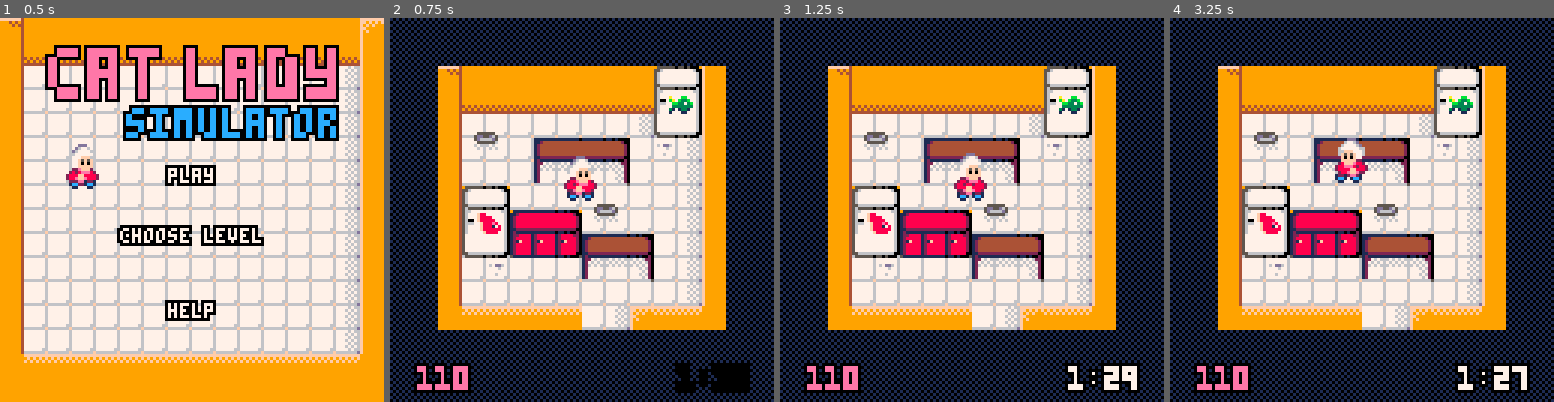
Above: before the commit, frames 1-4 (left to right).
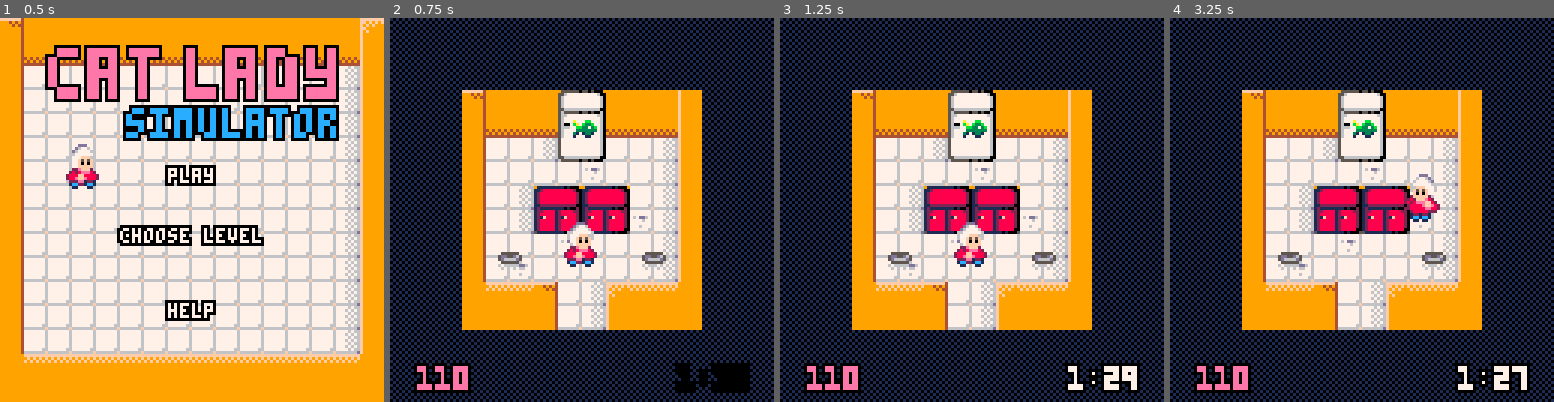
Above: after the commit, the same moments.

Repository: escargames/Cat-Lady-Simulator
Game: PICO-8 cartridge catlady.p8
Same seed, same stepped clock (60 frames per second), same inputs: the game is played once before the commit and once after it.
Inputs:
- Up to frame 1 (0.5 s): tap X (X key) at 0.33 s
- Up to frame 2 (0.75 s): tap O (Z key) at 0.7 s
- Up to frame 3 (1.25 s): tap X (X key) at 1.07 s
- Up to frame 4 (3.25 s): hold Right 1.6-2.1 s; tap O (Z key) every 0.4 s from 1.7 to 2.9 s; tap X (X key) at 1.85, 2.97 s; hold Up 2.15-2.42 s; hold Right 2.47-3.03 s; hold Left from 3.08 s (still down)

Frame 1 is identical in both runs. In frame 2, 38% of the frame differs, in the area x 12-88%, y 12-82%; in frame 3, 38%; in frame 4, 38%.

Commit message:
Small level 1 with only one resource.

Diff:
--- a/catlady.p8
+++ b/catlady.p8
@@ -218,6 +218,15 @@
     end
 
     if level == 1 then
+        return { cx = 28, cy = 0, width = 10, height = 10,
+                 start_x = 33*8, start_y = 7*8, speed = 2, cat_speed = 1,
+                 timer = 90, fscoremin = 100,
+                 cats = { {x = 30*8, y = 4*8, color = 1, dir = 1, want = 0},
+                          {x = 34*8, y = 7*8, color = 2, dir = 1, want = 1} },
+                 resources = { fish = {0} } }
+    end
+
+    if level == 2 then
         return { cx = 16, cy = 0, width = 12, height = 12,
                  start_x = 22*8, start_y = 5.2*8, speed = 2, cat_speed = 1,
                  timer = 90, fscoremin = 100,
@@ -226,7 +235,7 @@
                  resources = { fish = {0}, meat = {1} } }
     end
 
-    if level == 2 then
+    if level == 3 then
         return { cx = 0, cy = 0, width = 16, height = 16,
                  start_x = 64, start_y = 64, speed = 2, cat_speed = 1,
                  timer = 90, fscoremin = 100,
@@ -794,7 +803,7 @@
         spr(72, cat.x - 8, cat.y - 12, 2, 2, dir_x(cat.dir))
 
         if cat.happy then
-            spr(101, cat.x - 4, cat.y - 13 - 4 * abs(sin(cat.happy)))
+            spr(101, cat.x - 4, cat.y - 13 - 3 * abs(sin(cat.happy)))
         elseif cat.eating then
             -- if the cat is eating, draw the progress
             draw_charge(cat.x, cat.y - 16, cat.eating)
@@ -892,8 +901,8 @@
 00077000f9999999999999947777777677767676ff999999999999949999999999999999999999997777677677777776bbbbb00000bbbbbbbbbbbbb011500bbb
 00077000f9999999999999947777777677776766f9f99999999999949999999999999999999999997777777677777776bbbb055550bbbbbbbbbbb00001110bbb
 00700700f9999999999999947777777677767676f9999999999999944949494999999999999999997776777677777776bbb0555550bbbbbbbbb0055550000bbb
-00000000f9999999999999947777776677776766f9999999999999949494949499999999999999997777776677777788bb00555000bbbbbbbb05555555550bbb
-00000000f9999999999999946666666f6666666df9999999999999944444444499999999999999996666666f66666688bb05500bbbb00000b0555555500550bb
+00000000f9999999999999947777776677776766f9999999999999949494949499999999999999997777776677777898bb00555000bbbbbbbb05555555550bbb
+00000000f9999999999999946666666f6666666df9999999999999944444444499999999999999996666666f66666888bb05500bbbb00000b0555555500550bb
 000000000000000095555550550500099111111111111110110100091111111111111110110100009111111111010009b05550bbbbb01111055555550e0050bb
 000000000000000055677777777776001128888888888888888882001124444444444444444442001126666666666200b05550bbbbb0666115500555007050bb
 000000000000000056777777777777601288888888888888888888201244444444444444444444201266666666666620b05550bbbbbb0666550e00555005500b
@@ -1017,16 +1026,16 @@
 0001010000010101010100000000000000000101010101010101010100000000000001010101010101010000000000000000010101010101000100000000000000000000000000000000000000000000000000000000000000000000000000000000000000000000000000000000000000000000000000000000000000000000
 0000000000000000000000000000000000000000000000000000000000000000000000000000000000000000000000000000000000000000000000000000000000000000000000000000000000000000000000000000000000000000000000000000000000000000000000000000000000000000000000000000000000000000
 __map__
-0608080808080808081416121308080506080808080808080812130100000000000000000000000000000000000000000000000000000000000000000000000000000000000000000000000000000000000000000000000000000000000000000000000000000000000000000000000000000000000000000000000000000000
-02070712131a1b14152426222314160102070707070707070722230100000000000000000000000000000000000000000000000000000000000000000000000000000000000000000000000000000000000000000000000000000000000000000000000000000000000000000000000000000000000000000000000000000000
-020b0422233435353535363233242601020b0303030303030432330100000000000000000000000000000000000000000000000000000000000000000000000000000000000000000000000000000000000000000000000000000000000000000000000000000000000000000000000000000000000000000000000000000000
-02030422230a03030303030b030304010203030317181819030a040100000000000000000000000000000000000000000000000000000000000000000000000000000000000000000000000000000000000000000000000000000000000000000000000000000000000000000000000000000000000000000000000000000000
-0203043233030303030303030303040102030303373838390303040100000000000000000000000000000000000000000000000000000000000000000000000000000000000000000000000000000000000000000000000000000000000000000000000000000000000000000000000000000000000000000000000000000000
-02030303030303030a030303030304010212130303030b030303040100000000000000000000000000000000000000000000000000000000000000000000000000000000000000000000000000000000000000000000000000000000000000000000000000000000000000000000000000000000000000000000000000000000
-020a030317181903030317190303040702222314151603030303040111000000000000000000000000000000000000000000000000000000000000000000000000000000000000000000000000000000000000000000000000000000000000000000000000000000000000000000000000000000000000000000000000000000
-020303033738390a03033739030a030402323324252617181903040111000000000000000000000000000000000000000000000000000000000000000000000000000000000000000000000000000000000000000000000000000000000000000000000000000000000000000000000000000000000000000000000000000000
-0203030303030303030303030303030402030a03030337383903040100000000000000000000000000000000000000000000000000000000000000000000000000000000000000000000000000000000000000000000000000000000000000000000000000000000000000000000000000000000000000000000000000000000
-0203030a03041416050603030303040502030303030303030303040100000000000000000000000000000000000000000000000000000000000000000000000000000000000000000000000000000000000000000000000000000000000000000000000000000000000000000000000000000000000000000000000000000000
+0608080808080808081416121308080506080808080808080812130106080808121308080801000000000000000000000000000000000000000000000000000000000000000000000000000000000000000000000000000000000000000000000000000000000000000000000000000000000000000000000000000000000000
+02070712131a1b14152426222314160102070707070707070722230102070707222307070701000000000000000000000000000000000000000000000000000000000000000000000000000000000000000000000000000000000000000000000000000000000000000000000000000000000000000000000000000000000000
+020b0422233435353535363233242601020b0303030303030432330102030304323303030401000000000000000000000000000000000000000000000000000000000000000000000000000000000000000000000000000000000000000000000000000000000000000000000000000000000000000000000000000000000000
+02030422230a03030303030b030304010203030317181819030a040102030303030a03030401000000000000000000000000000000000000000000000000000000000000000000000000000000000000000000000000000000000000000000000000000000000000000000000000000000000000000000000000000000000000
+0203043233030303030303030303040102030303373838390303040102030414161416030401000000000000000000000000000000000000000000000000000000000000000000000000000000000000000000000000000000000000000000000000000000000000000000000000000000000000000000000000000000000000
+02030303030303030a030303030304010212130303030b0303030401020304242624260a0401000000000000000000000000000000000000000000000000000000000000000000000000000000000000000000000000000000000000000000000000000000000000000000000000000000000000000000000000000000000000
+020a0303171819030303171903030407022223141516030303030401020b03030a03030b0401000000000000000000000000000000000000000000000000000000000000000000000000000000000000000000000000000000000000000000000000000000000000000000000000000000000000000000000000000000000000
+020303033738390a03033739030a030402323324252617181903040102030a03030303030401000000000000000000000000000000000000000000000000000000000000000000000000000000000000000000000000000000000000000000000000000000000000000000000000000000000000000000000000000000000000
+0203030303030303030303030303030402030a03030337383903040108090906030405090908000000000000000000000000000000000000000000000000000000000000000000000000000000000000000000000000000000000000000000000000000000000000000000000000000000000000000000000000000000000000
+0203030a03041416050603030303040502030303030303030303040108080802030401080808000000000000000000000000000000000000000000000000000000000000000000000000000000000000000000000000000000000000000000000000000000000000000000000000000000000000000000000000000000000000
 02030303030424260102030a0303040108090909090903040509090800000000000000000000000000000000000000000000000000000000000000000000000000000000000000000000000000000000000000000000000000000000000000000000000000000000000000000000000000000000000000000000000000000000
 02171819030a0304010203030303040100000000000000000000000000000000000000000000000000000000000000000000000000000000000000000000000000000000000000000000000000000000000000000000000000000000000000000000000000000000000000000000000000000000000000000000000000000000
 0227293903030b0401020b030303040100000000000000000000000000000000000000000000000000000000000000000000000000000000000000000000000000000000000000000000000000000000000000000000000000000000000000000000000000000000000000000000000000000000000000000000000000000000
